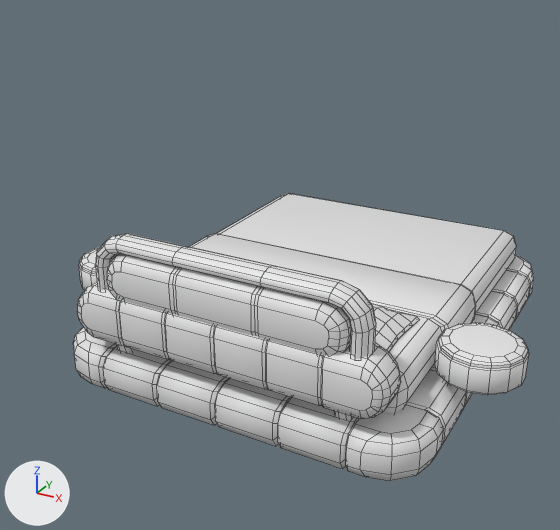
What one commit did to the FBX model Assets/Art/fbx/HABITACIÓ/llit.fbx.
One viewpoint serves both versions: a camera (50 mm lens) standing at (9.57, -7.06, 2.19) and looking at (7.79, -3.82, 0.58). Arrows for +X, +Y and +Z are at lower left; the lights stay in place. The first picture is the older version. Mesh edges are drawn as thin lines.

The first picture shows 'llit UVS.001'.
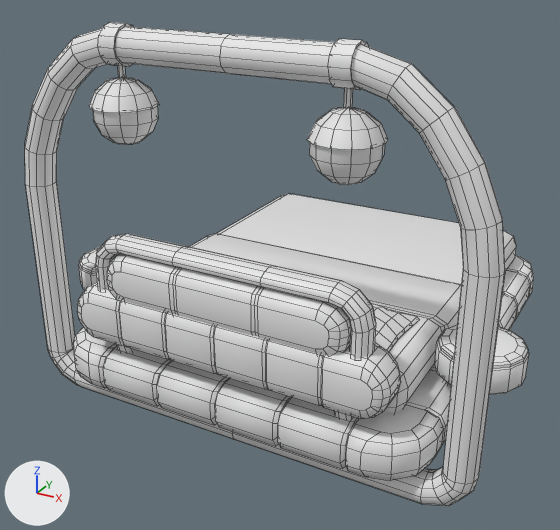
Changed parts and their boxes [x1, y1, x2, y2] in the pictures (560 x 530 px):
```json
{"object": "llit UVS.001", "change": "reshaped", "before": [73, 193, 534, 481], "after": [25, 22, 534, 506], "on screen": "10% wider, 68% taller"}
{"part": 1, "of": "me_cube_007", "change": "added", "after": [343, 88, 353, 109], "on screen": "mostly hidden"}
{"part": 2, "of": "me_cube_007", "change": "added", "after": [117, 65, 125, 78], "on screen": "mostly hidden"}
{"part": 3, "of": "me_cube_007", "change": "added", "after": [25, 22, 505, 506]}
{"part": 4, "of": "me_cube_007", "change": "added", "after": [307, 107, 388, 185]}
{"part": 5, "of": "me_cube_007", "change": "added", "after": [89, 77, 160, 144]}
```

Edits to the scene script, one JSON object a line:
```json
{"block": "me_cube_007", "where": "# used by ob_llit_uvs_001; location = (7.936, -4.084, 0.588)"}
{"op": "remove", "block": "me_cube_007", "code": "me_cube_007.from_pydata(...)  # 2284 vertices, 2168 faces; spans x -1.16..1.18, y -0.61..1.64, z -0.6..0.35"}
{"op": "add", "block": "me_cube_007", "code": "me_cube_007.from_pydata(...)  # 2752 vertices, 2640 faces; spans x -1.16..1.18, y -0.61..1.64, z -0.61..1.24"}
{"block": "me_cube_007", "change": "me_cube_007 part 1: a new loose piece, a 6-sided cylinder along z spanning x 0.489..0.516, y -0.426..-0.395, z 0.978..1.197"}
{"block": "me_cube_007", "change": "me_cube_007 part 2: a new loose piece, a 6-sided cylinder along z spanning x -0.542..-0.515, y -0.426..-0.395, z 0.996..1.216"}
{"block": "me_cube_007", "change": "me_cube_007 part 3: a new loose piece of 356 vertices spanning x -1.15..1.13, y -0.5..-0.32, z -0.61..1.24"}
{"block": "me_cube_007", "change": "me_cube_007 part 4: a new loose piece of 86 vertices spanning x 0.36..0.65, y -0.56..-0.26, z 0.72..1.01"}
{"block": "me_cube_007", "change": "me_cube_007 part 5: a new loose piece of 86 vertices spanning x -0.67..-0.38, y -0.56..-0.26, z 0.74..1.02"}
{"block": "me_cube_007", "change": "other edits to the shape of me_cube_007 do not show in these pictures"}
```
